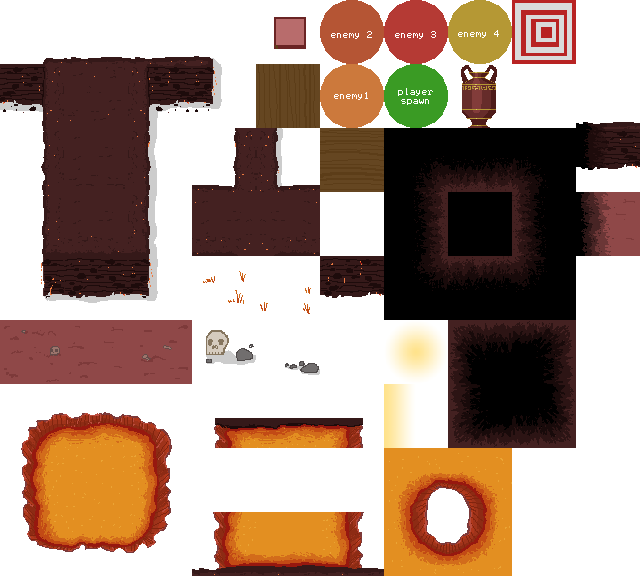
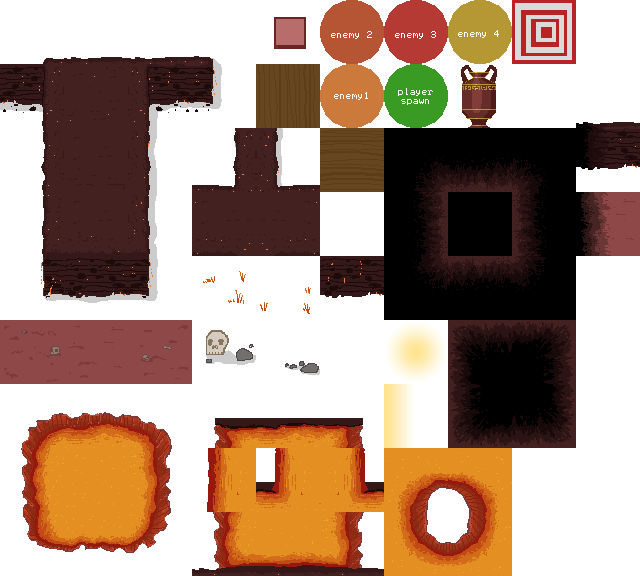
Comparing the layer stacks of the two w=640, h=576 images. Changes:
painted on "lava" over [207, 448, 384, 546]
